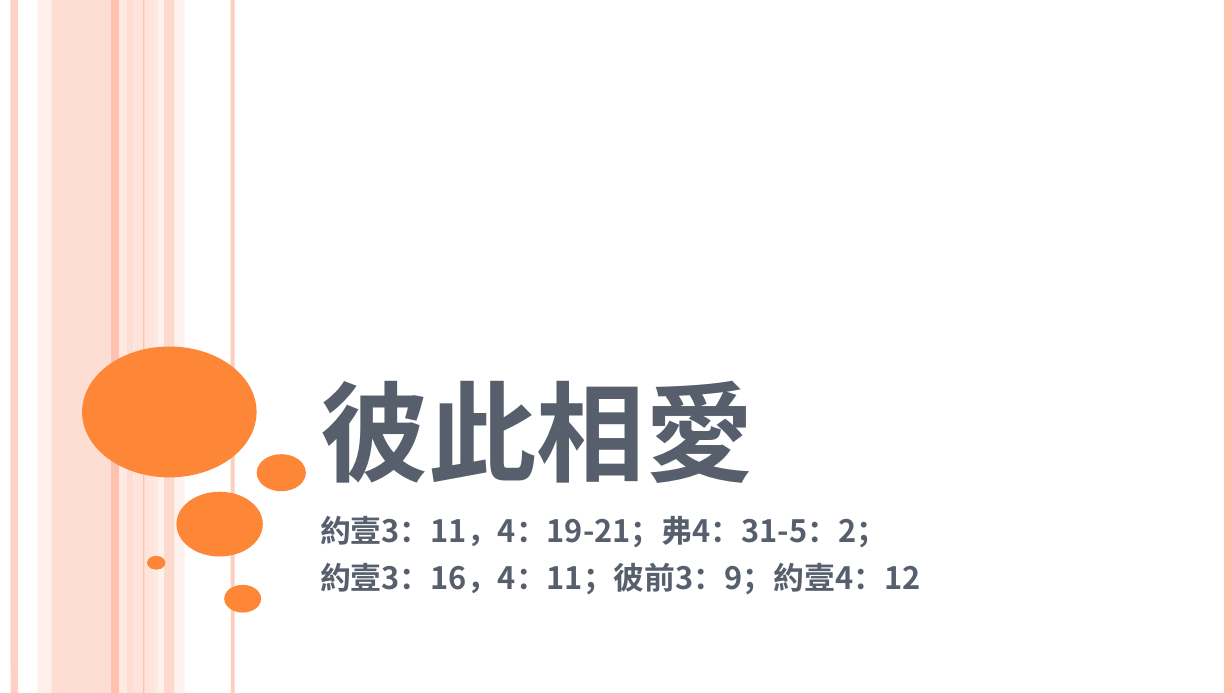
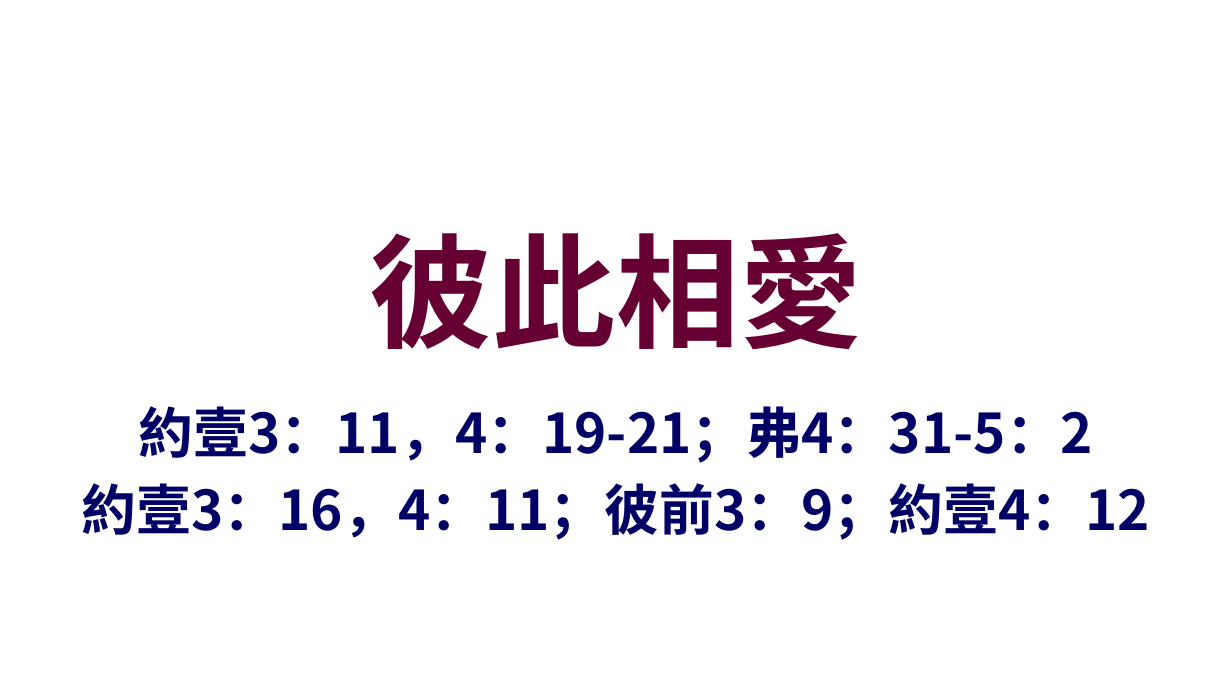
Before and after one commit to batisuoc/worship-resources, a slide deck: slide 1 of 75彼此相愛.pptx. Drawn at 1232x693 pixels with LibreOffice and Linux fonts; fonts in the diff are those of the drawing; background and template pictures are left out. Boxes give left, top, right and bottom in pixels: in the first picture for what was removed or moved away, otherwise in the second. Text is boxed around its words. In the diff, an @@ line names an element or a change of style, - is before the commit and + after.

Commit message:
Update ppts

```diff
--- a/75彼此相愛.pptx
+++ b/75彼此相愛.pptx
@@ line removed from (15, 0) to (15, 692) @@
@@ rectangle removed at <box>37,0,51,692</box> @@
@@ rectangle removed at <box>52,0,134,692</box> @@
@@ line removed from (115, 0) to (115, 692) @@
@@ line removed from (123, 0) to (123, 692) @@
@@ rectangle removed at <box>133,0,158,692</box> @@
@@ line removed from (144, 0) to (144, 692) @@
@@ rectangle removed at <box>154,0,185,692</box> @@
@@ rectangle removed at <box>164,0,174,692</box> @@
@@ line removed from (233, 0) to (233, 692) @@
@@ line removed from (1228, 0) to (1228, 692) @@
@@ title "彼此相愛": place and size @@
-title "彼此相愛" at <box>320,381,754,483</box>
+title "彼此相愛" at <box>370,233,863,350</box>
@@ title "彼此相愛" at <box>370,233,863,350</box>: size 79.2 to 72 pt, text colour #575F6D to #660033, small capitals off; alignment left to centre; vertical alignment bottom to middle @@
@@ ellipse removed at <box>83,346,257,477</box> @@
@@ subtitle "約壹3：11，4：19-21；弗4：31-5：2": place and size @@
-subtitle "約壹3：11，4：19-21；弗4：31-5：2" at <box>320,516,920,594</box>
+subtitle "約壹3：11，4：19-21；弗4：31-5：2" at <box>82,406,1150,540</box>
@@ subtitle at <box>139,406,1093,463</box>: text changed; size 18 to 32 pt; text colour #575F6D to #000066 @@
-約壹3：11，4：19-21；弗4：31-5：2；
+約壹3：11，4：19-21；弗4：31-5：2
@@ ellipse removed at <box>256,455,306,492</box> @@
@@ subtitle at <box>82,483,1150,540</box>: size 18 to 32 pt, text colour #575F6D to #000066 in "約壹3：16，4：11；彼前3：9；約壹4：12"; alignment left to centre @@
@@ ellipse removed at <box>176,492,262,557</box> @@
@@ ellipse removed at <box>147,556,165,569</box> @@
@@ ellipse removed at <box>224,585,261,614</box> @@
```
Also in this commit, not shown: 6 other slides changed, 1 slide added, 1 other file.
